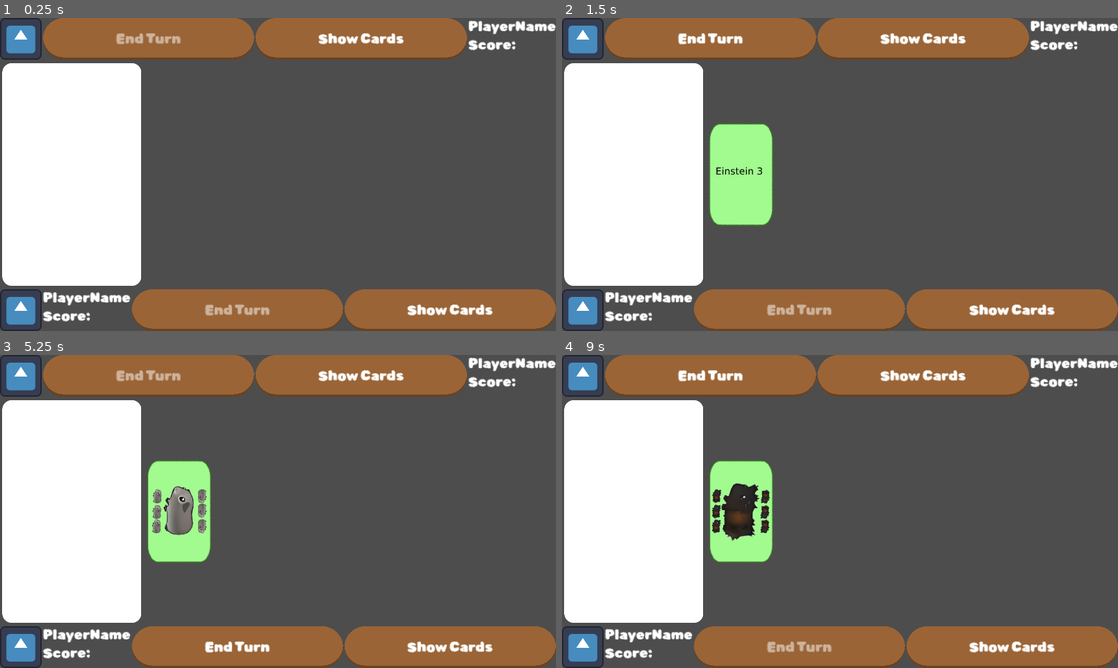
Above: before the commit, frames 1-4 (two rows, left to right).
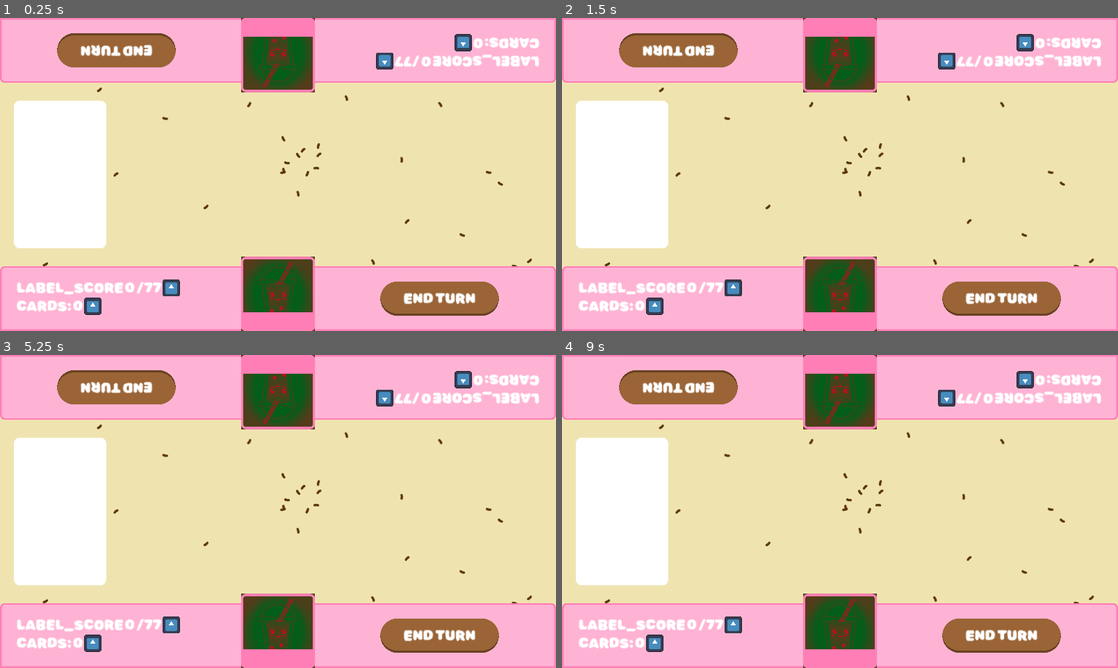
Above: after the commit, the same moments.

Repository: ElQDuck/guinea-piggies
Game: Godot game, scene res://scenes/game.tscn
Same seed, same stepped clock (60 frames per second), same inputs: the game is played once before the commit and once after it. This scene is started directly instead of the project's main scene. The engine's default icon, where the game draws it, is replaced by a stand-in: a white triangle on a blue panel in a dark square.
Inputs (mouse positions are in pixels of both pictures, inside the frame that each line leads up to):
- Up to frame 1 (0.25 s): no input
- Up to frame 2 (1.5 s): click "Show Cards" at 0.5 s; click (634, 174) at 1.27 s
- Up to frame 3 (5.25 s): click (150, 376) at 2 s, where only the run before the commit has a clickable "End Turn"; click (278, 630) at 2.77 s; click (439, 636) at 3.5 s, where only the run after the commit has a clickable "END TURN"; click "Show Cards" at 4.25 s; click (72, 511) at 5.02 s
- Up to frame 4 (9 s): click (801, 646) at 5.75 s, where only the run before the commit has a clickable "End Turn"; click (840, 630) at 6.52 s; click (1001, 636) at 7.25 s, where only the run after the commit has a clickable "END TURN"; click "Show Cards" at 8 s; click (634, 511) at 8.77 s

The runs differ from the first frame. In frame 1, 90% of the frame differs, in the area x 0-100%, y 0-100%; in frame 2, 90%; in frame 3, 90%; in frame 4, 90%.
Error in both runs: Invalid access to property or key 'primary' on a base object of type 'Dictionary'. (res://scripts/player.gd:44)

Commit message:
revert pivot reset

Diff:
--- a/scenes/game.tscn
+++ b/scenes/game.tscn
@@ -319,7 +319,6 @@
 script = ExtResource("10_m3kql")
 
 [node name="CanvasLayer" type="CanvasLayer" parent="."]
-visible = false
 
 [node name="Background" type="TextureRect" parent="CanvasLayer"]
 anchors_preset = 15
--- a/scripts/player.gd
+++ b/scripts/player.gd
@@ -22,8 +22,8 @@
 	pass
 
 # Called every frame. 'delta' is the elapsed time since the previous frame.
-func _process(delta):
-	pass
+func _process(delta):	# Adjust the pivot to make rotations around the center
+	self.pivot_offset = self.get_size() / 2
 
 
 func _update_ui():
